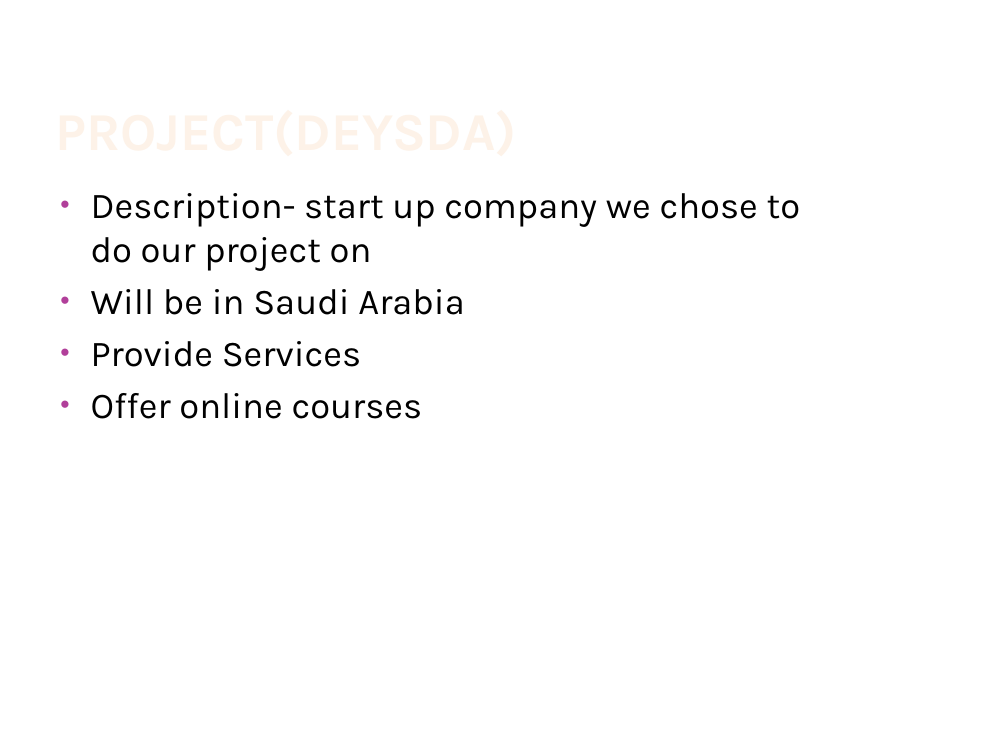
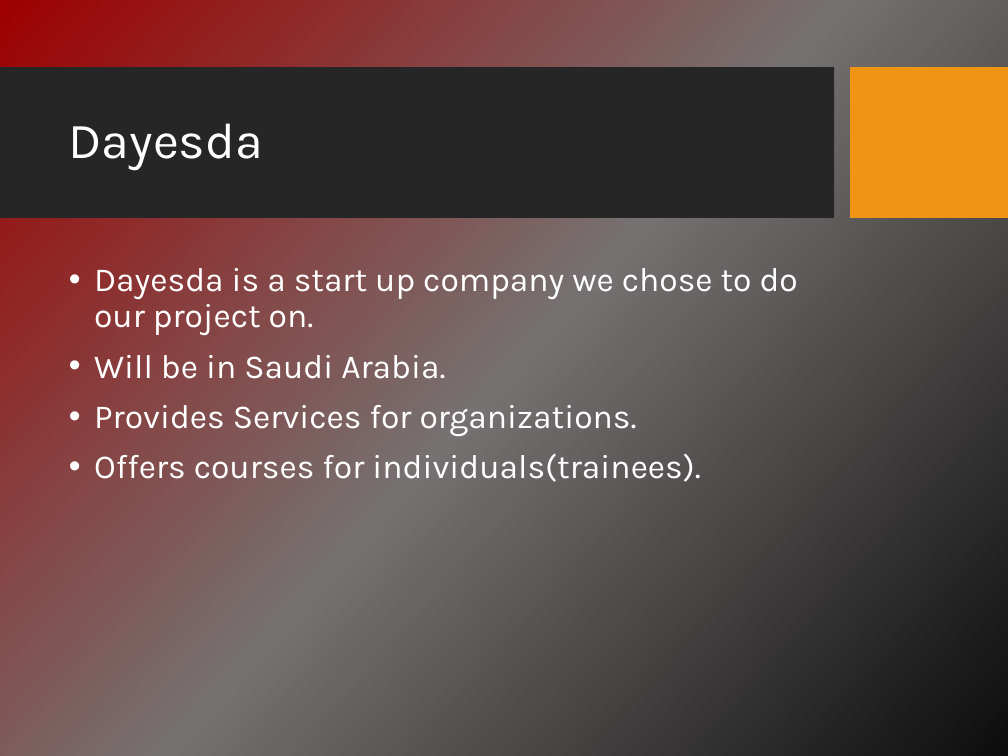
Before and after one commit to asmaalbarakati/Dayesda, a slide deck: slide 2 of Presentation.pptx. Drawn at 1008x756 pixels with LibreOffice and Linux fonts; fonts in the diff are those of the drawing; background and template pictures are left out. Boxes give left, top, right and bottom in pixels: in the first picture for what was removed or moved away, otherwise in the second. Text is boxed around its words. In the diff, an @@ line names an element or a change of style, - is before the commit and + after.

```diff
--- a/Presentation.pptx
+++ b/Presentation.pptx
@@ background #FFFFFF to picture (left out) @@
@@ rectangle added at (x1=0, y1=68, x2=835, y2=219), fill #262626 @@
@@ title "Dayesda" at (x1=69, y1=123, x2=263, y2=171): vertical alignment bottom to middle @@
@@ rectangle added at (x1=850, y1=68, x2=1008, y2=219), fill #F09415 @@
@@ title at (x1=69, y1=123, x2=263, y2=171): text changed; size 38 to 36 pt; text colour gradient #FEF7F1 to #FEF3E8 to #FBCF9C to #F9B94C to #FFFFFF; bold off @@
-PROJECT(DEYSDA)
+Dayesda
@@ text at (x1=94, y1=268, x2=798, y2=482): text changed; size 26 to 24 pt; text colour #000000 to #FFFFFF @@
-• Description- start up company we chose to do our project on
-• Will be in Saudi Arabia
-• Provide Services
-• Offer online courses
+• Dayesda is a start up company we chose to do our project on.
+• Will be in Saudi Arabia.
+• Provides Services for organizations.
+• Offers courses for individuals(trainees).
```
Also in this commit, not shown: 20 other slides changed, 2 slides added, 2 slides removed, 1 other file.
